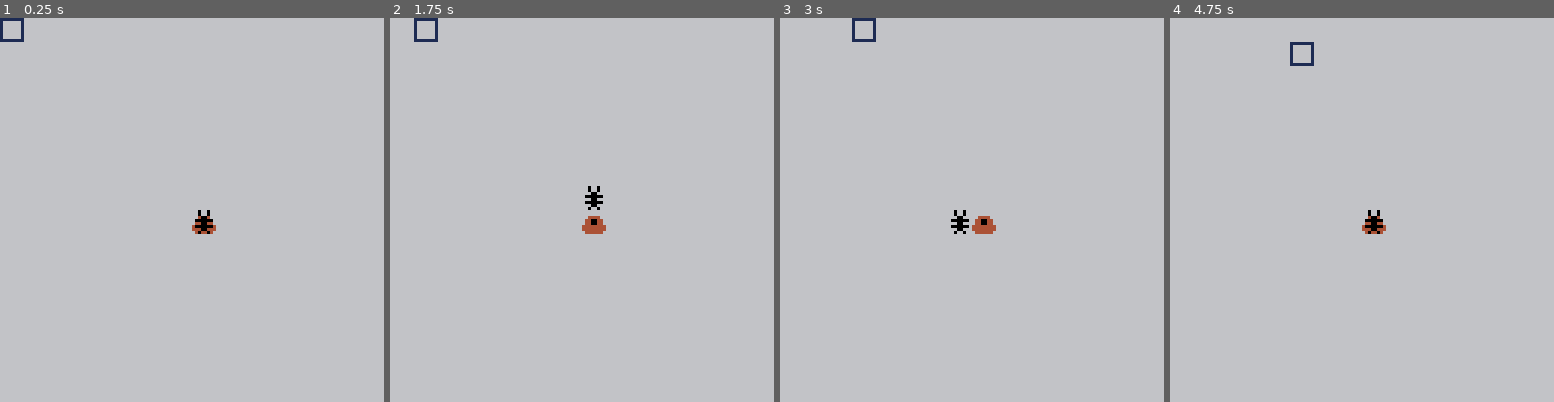
Above: before the commit, frames 1-4 (left to right).
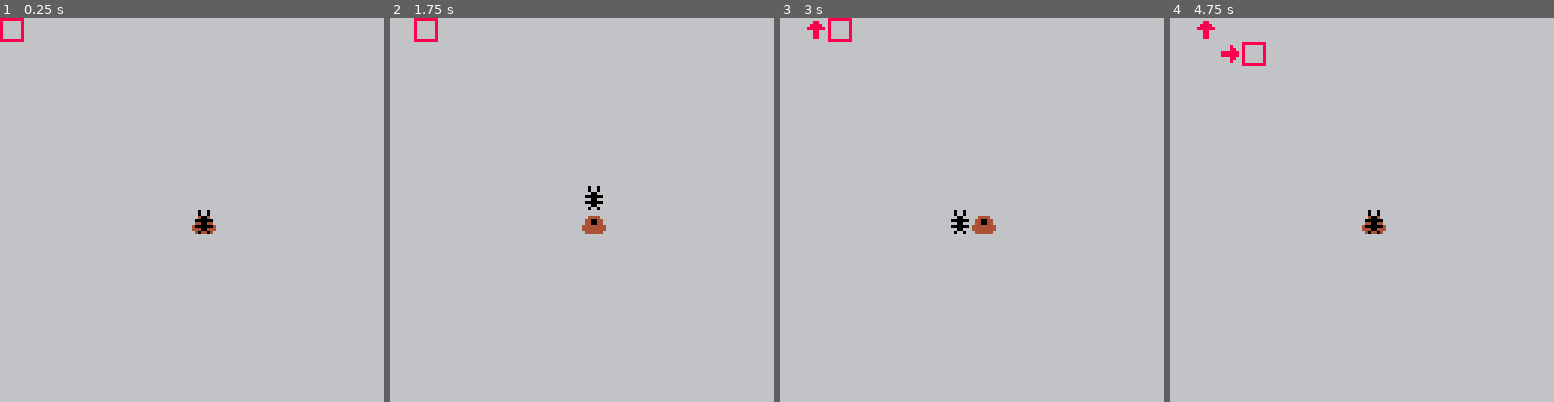
Above: after the commit, the same moments.

Repository: josephburnett/colony8
Game: PICO-8 cartridge colony8.p8
Same seed, same stepped clock (60 frames per second), same inputs: the game is played once before the commit and once after it.
Inputs:
- Up to frame 1 (0.25 s): no input
- Up to frame 2 (1.75 s): tap X (X key) at 0.33, 1.07 s; tap O (Z key) at 0.7, 1.7 s; hold Right from 1.6 s (still down)
- Up to frame 3 (3 s): tap X (X key) at 1.85, 2.97 s; release Right at 2.1 s; tap O (Z key) at 2.1, 2.5, 2.9 s; hold Up 2.15-2.42 s; hold Right from 2.47 s (still down)
- Up to frame 4 (4.75 s): release Right at 3.03 s; hold Left 3.08-3.58 s; tap O (Z key) every 0.4 s from 3.3 to 4.5 s; hold Down 3.63-3.97 s; hold Right 4.02-4.68 s; tap X (X key) at 4.08 s; hold Up from 4.73 s (still down)

The runs differ from the first frame. In frame 1, 0.2% of the frame differs, in the area x 0-7%, y 0-7%; in frame 2, 0.2%; in frame 3, 0.5%; in frame 4, 0.6%, in the area x 7-38%, y 0-13%.

Commit message:
Directional phermones.

Diff:
--- a/colony8.p8
+++ b/colony8.p8
@@ -22,17 +22,28 @@
 
 function _update()
    t+=1
-   if btnp(0) and cur_x>0 then
-      cur_x-=1
-   end
-   if btnp(1) and cur_x<15 then
-      cur_x+=1
-   end
-   if btnp(2) and cur_y>0 then
-      cur_y-=1
-   end
-   if btnp(3) and cur_y<15 then
-      cur_y+=1
+   if btn(4) then
+      if btnp(0) then
+         phermones[cur_x][cur_y]="left"
+      elseif btnp(1) then
+         phermones[cur_x][cur_y]="right"
+      elseif btnp(2) then
+         phermones[cur_x][cur_y]="up"
+      elseif btnp(3) then
+         phermones[cur_x][cur_y]="down"
+      end
+   elseif btn(5) then
+      phermones[cur_x][cur_y]=nil
+   else
+      if btnp(0) and cur_x>0 then
+         cur_x-=1
+      elseif btnp(1) and cur_x<15 then
+         cur_x+=1
+      elseif btnp(2) and cur_y>0 then
+         cur_y-=1
+      elseif btnp(3) and cur_y<15 then
+         cur_y+=1
+      end
    end
    for x=0,15 do
       for y=0,15 do
@@ -67,6 +78,18 @@
          if x==cur_x and y==cur_y then
             spr(3,x*8,y*8)
          end
+         p=phermones[x][y]
+         if p!=nil then
+            if p=="left" then
+               spr(4,x*8,y*8)
+            elseif p=="right" then
+               spr(5,x*8,y*8)
+            elseif p=="up" then
+               spr(6,x*8,y*8)
+            elseif p=="down" then
+               spr(7,x*8,y*8)
+            end
+         end
          s=surface[x][y]
          if s==nil then
             spr(0,x*8,y*8)
@@ -81,14 +104,14 @@
    end
 end
 __gfx__
-ffffffffffffffffff0ff0ff11111111000000000000000000000000000000000000000000000000000000000000000000000000000000000000000000000000
-ffffffffffffffffff0ff0ff1ffffff1000000000000000000000000000000000000000000000000000000000000000000000000000000000000000000000000
-ffffffffff4444fffff00fff1ffffff1000000000000000000000000000000000000000000000000000000000000000000000000000000000000000000000000
-fffffffff440044ff000000f1ffffff1000000000000000000000000000000000000000000000000000000000000000000000000000000000000000000000000
-fffffffff440044ffff00fff1ffffff1000000000000000000000000000000000000000000000000000000000000000000000000000000000000000000000000
-ffffffff44444444f000000f1ffffff1000000000000000000000000000000000000000000000000000000000000000000000000000000000000000000000000
-ffffffff44444444fff00fff1ffffff1000000000000000000000000000000000000000000000000000000000000000000000000000000000000000000000000
-fffffffff444444fff0ff0ff11111111000000000000000000000000000000000000000000000000000000000000000000000000000000000000000000000000
+ffffffffffffffffff0ff0ff88888888ffffffffffffffffffffffffffffffff0000000000000000000000000000000000000000000000000000000000000000
+ffffffffffffffffff0ff0ff8ffffff8fff8ffffffff8ffffff88ffffff88fff0000000000000000000000000000000000000000000000000000000000000000
+ffffffffff4444fffff00fff8ffffff8ff88ffffffff88ffff8888fffff88fff0000000000000000000000000000000000000000000000000000000000000000
+fffffffff440044ff000000f8ffffff8f888888ff888888ff888888ffff88fff0000000000000000000000000000000000000000000000000000000000000000
+fffffffff440044ffff00fff8ffffff8f888888ff888888ffff88ffff888888f0000000000000000000000000000000000000000000000000000000000000000
+ffffffff44444444f000000f8ffffff8ff88ffffffff88fffff88fffff8888ff0000000000000000000000000000000000000000000000000000000000000000
+ffffffff44444444fff00fff8ffffff8fff8ffffffff8ffffff88ffffff88fff0000000000000000000000000000000000000000000000000000000000000000
+fffffffff444444fff0ff0ff88888888ffffffffffffffffffffffffffffffff0000000000000000000000000000000000000000000000000000000000000000
 00000000000000000000000000000000000000000000000000000000000000000000000000000000000000000000000000000000000000000000000000000000
 00000000000000000000000000000000000000000000000000000000000000000000000000000000000000000000000000000000000000000000000000000000
 00000000000000000000000000000000000000000000000000000000000000000000000000000000000000000000000000000000000000000000000000000000
